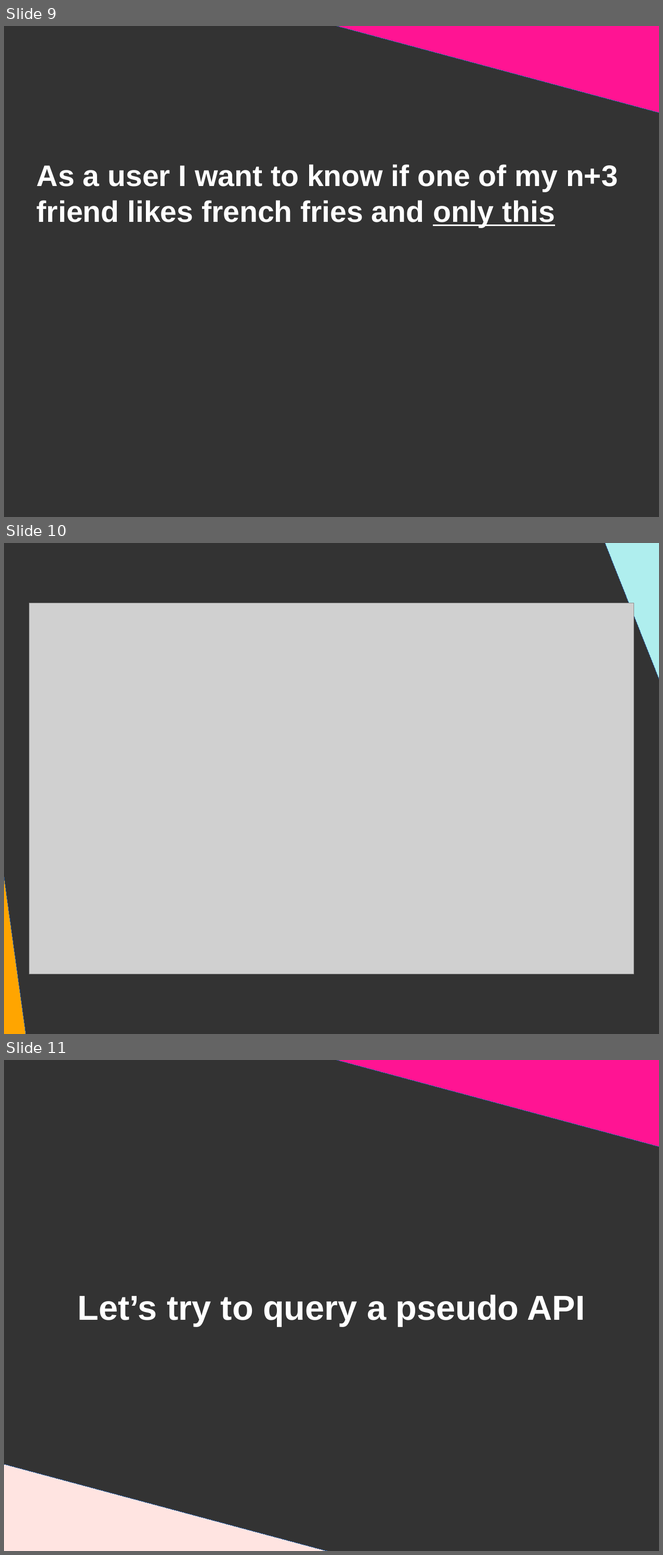
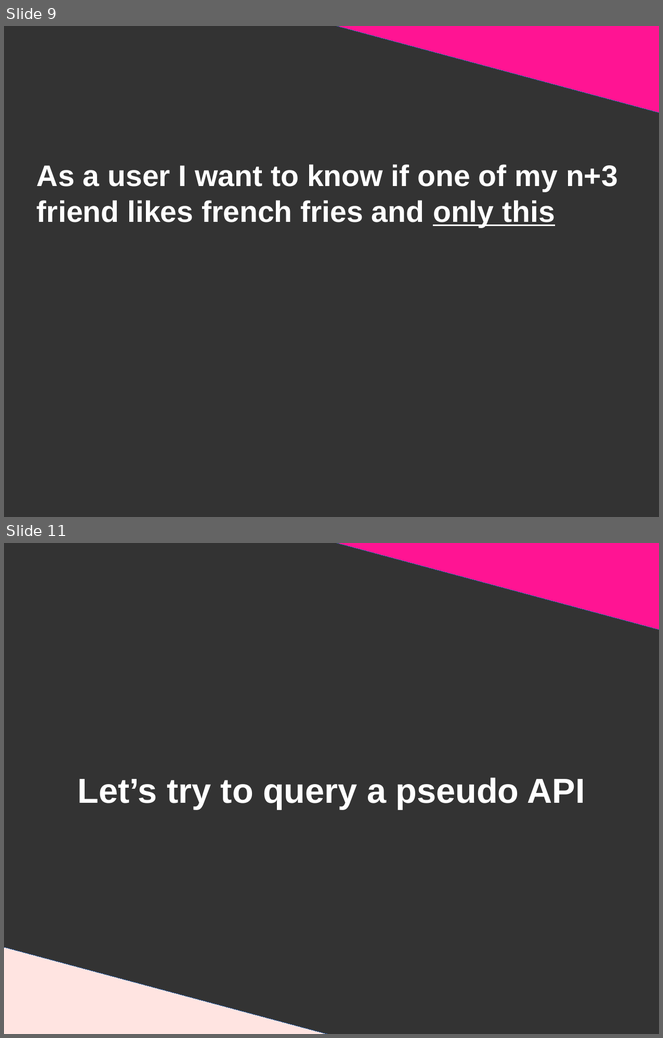
Before and after one commit to DanYellow/presentations, a slide deck: graphql/presentation.odp. Shown one above the other, each under a label of ours: slides 9, 10 and 11 before the commit, slides 9 and 11 after it; the slides between them are not shown. The pictures are 663x1555 and 663x1038 pixels, drawn with LibreOffice and Linux fonts; fonts in the diff are those of the drawing; grey boxes stand for pictures. Boxes give left, top, right and bottom in pixels: in the first picture for what was removed or moved away, otherwise in the second. Text is boxed around its words. In the diff, an @@ line names an element or a change of style, - is before the commit and + after.

```diff
--- a/graphql/presentation.odp
+++ b/graphql/presentation.odp
@@ slide 10 removed at <box>4,543,659,1034</box>, background #333333 @@
@@ right triangle removed at <box>598,543,659,780</box> @@
@@ right triangle removed at <box>622,543,659,780</box> @@
@@ picture removed at <box>29,603,634,975</box> @@
@@ right triangle removed at <box>4,619,28,1034</box> @@
```
Also in this commit, not shown: 2 slides added, 1 other slide removed, 5 other files.
